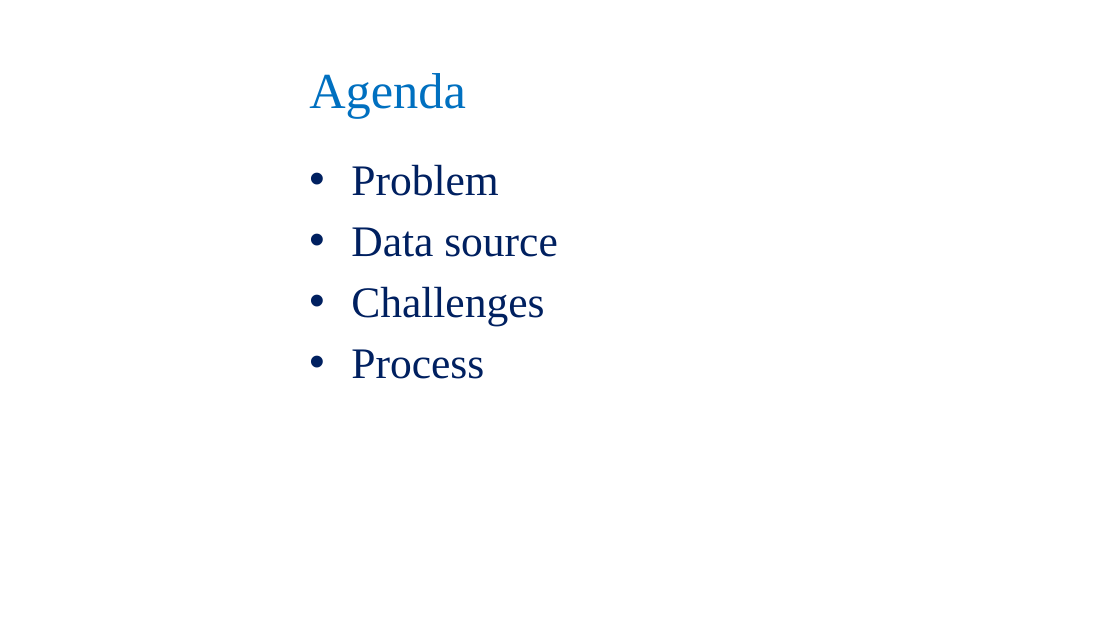
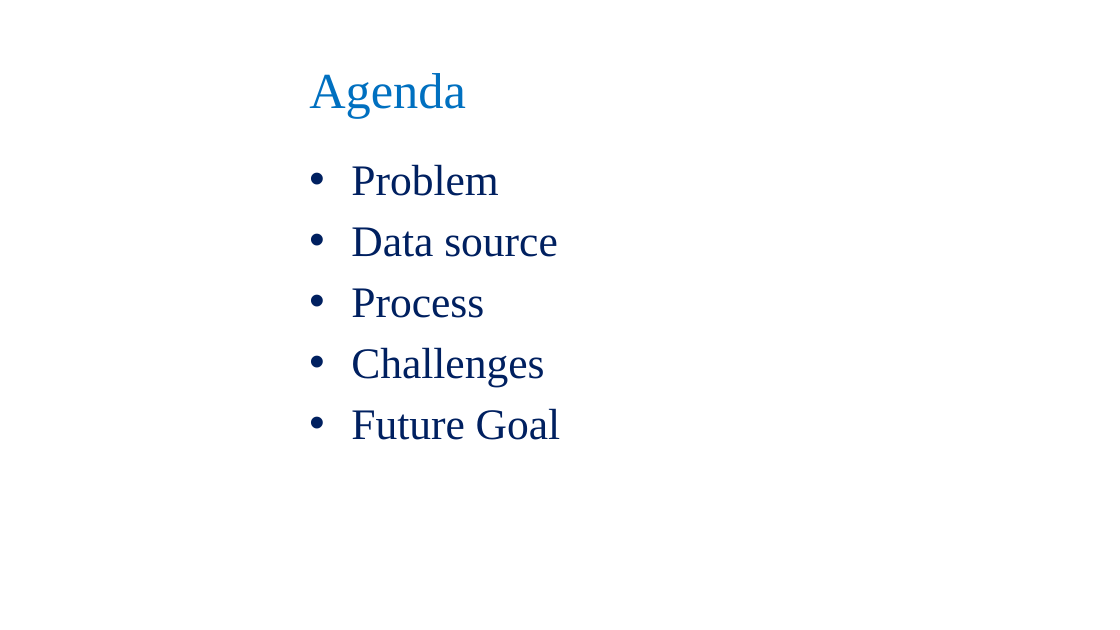
Before and after one commit to Amal-Almutairy/Business-and-Tourism-in-Saudi-Arabia-Capstone, a slide deck: slide 2 of Short Term Business and Tourism in Saudi Arabia.pptx. Drawn at 1120x630 pixels with LibreOffice and Linux fonts; fonts in the diff are those of the drawing; background and template pictures are left out. Boxes give left, top, right and bottom in pixels: in the first picture for what was removed or moved away, otherwise in the second. Text is boxed around its words. In the diff, an @@ line names an element or a change of style, - is before the commit and + after.

```diff
--- a/Short Term Business and Tourism in Saudi Arabia.pptx
+++ b/Short Term Business and Tourism in Saudi Arabia.pptx
@@ text at (351, 288, 484, 318): paragraph added @@
+• Process
@@ text at (351, 408, 561, 440): text changed @@
-• Process
+• Future Goal
```
Also in this commit, not shown: 3 other slides changed, 2 slides added, 1 slide removed, 1 other file.
